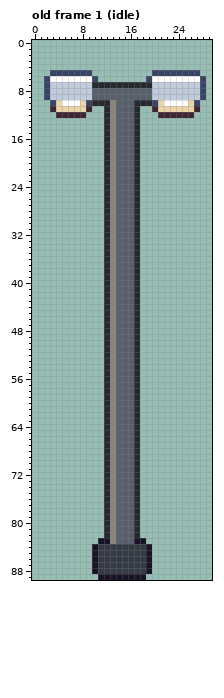
Pixel-art file: art/roadside/roadside-street-lamp@50.aseprite. That is the earlier state.
30x90 pixels, 1 frame. Shown: old frame 1 (idle). The commit also changed other frames, which this record leaves out.
After the commit:
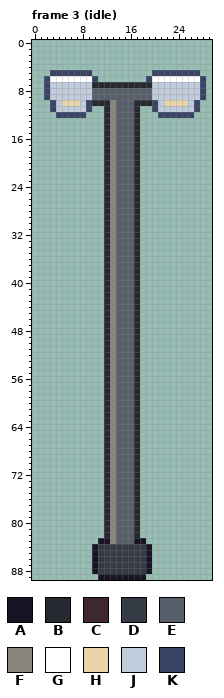
Palette (. is transparent): A #181425  B #26292f  C #3e2731  D #353b45  E #57606a  F #8a857c  G #ffffff  H #ead4aa  J #c0cbdc  K #3a4466
A new or re-ordered frame is compared with the old frame closest to it.
Diff:
frames 1 -> 6
Frame 3 (idle) is new; against old frame 1 (idle):
The edit turns colour G into colour H in row 10 at x 5 to 7 and 22 to 25.
The edit turns colour H into colour J in row 10 at x 4, 8, 21 and 26; in row 11 at x 4 to 8 and 21 to 26.
The edit turns colour C into colour K in row 11 at x 3, 9, 20 and 27; in row 12 at x 4 to 8 and 21 to 26.
Boxes around the changes in both pictures, in picture pixels (x1, y1, x2, y2):
changed: (50, 100, 92, 118)
changed: (152, 100, 200, 118)
